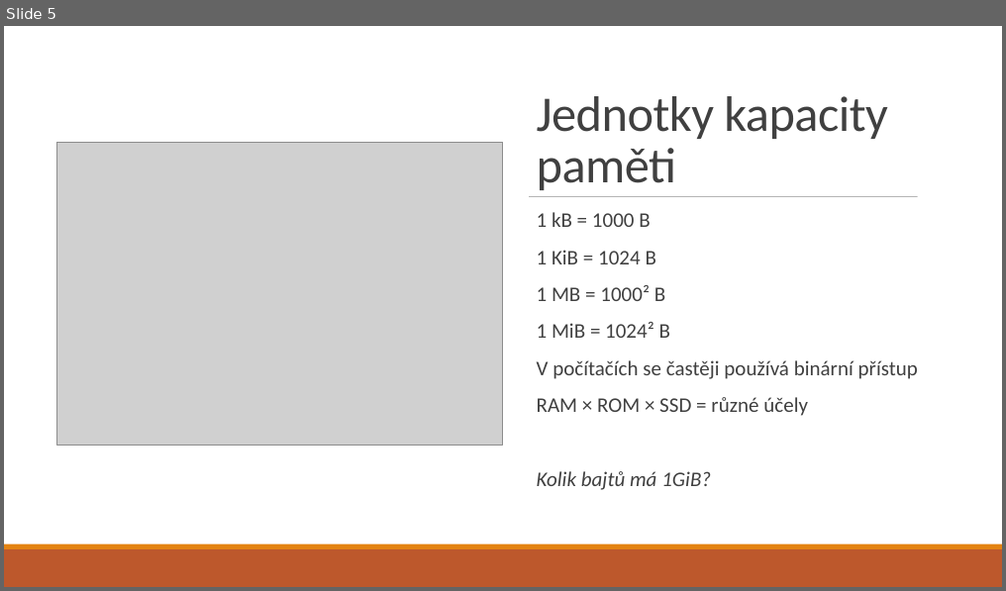
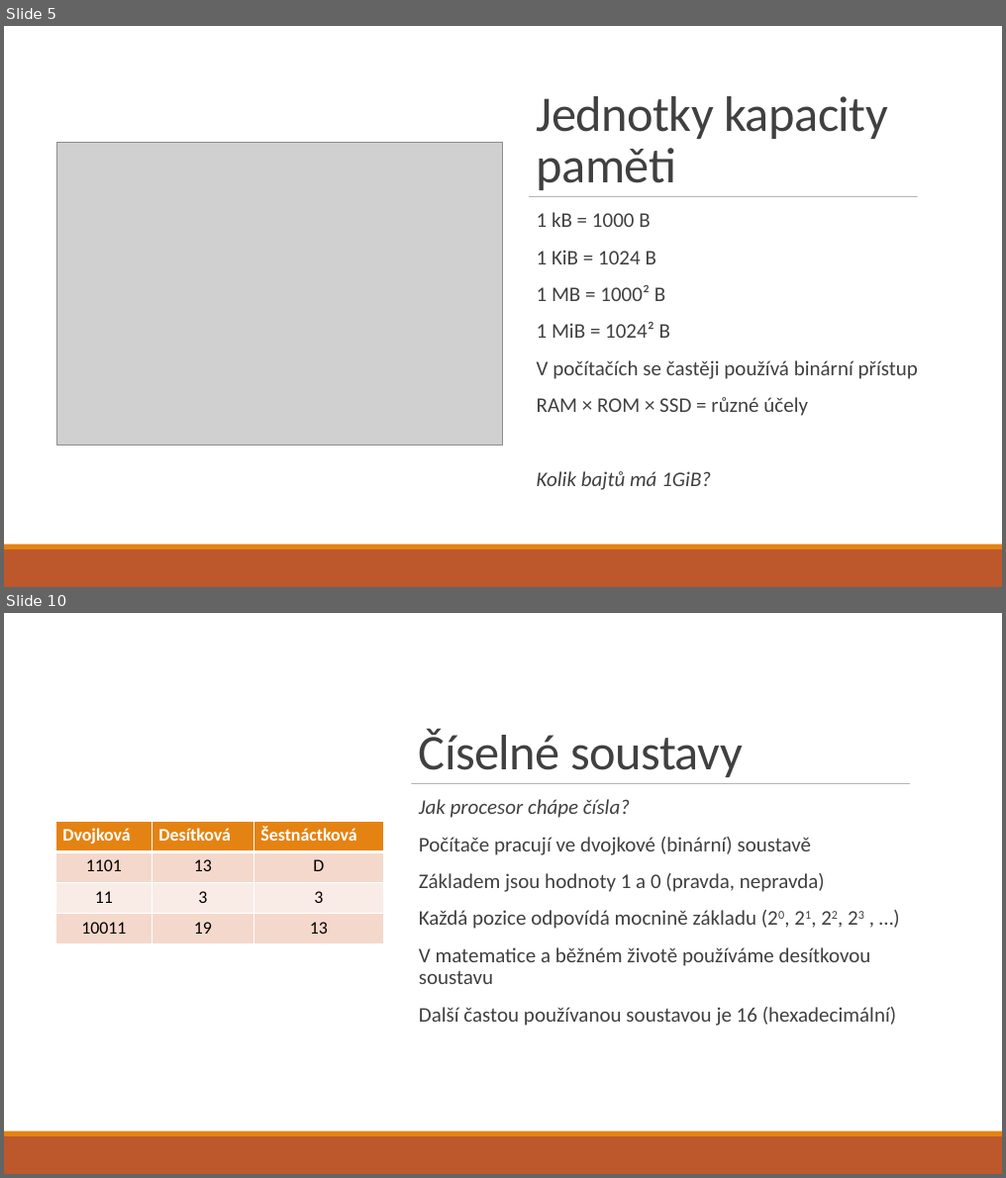
Before and after one commit to dawissl/hradebni-dmg, a slide deck: prezentace/1. ročník/04 - hardware.pptx. Shown one above the other, each under a label of ours: slide 5 before the commit, slides 5 and 10 after it; the slides between them are not shown. The pictures are 1006x591 and 1006x1178 pixels, drawn with LibreOffice and Linux fonts; fonts in the diff are those of the drawing; grey boxes stand for pictures. Boxes give left, top, right and bottom in pixels: in the first picture for what was removed or moved away, otherwise in the second. Text is boxed around its words. In the diff, an @@ line names an element or a change of style, - is before the commit and + after.

```diff
--- a/prezentace/1. ročník/04 - hardware.pptx
+++ b/prezentace/1. ročník/04 - hardware.pptx
@@ slide 10 added at (4, 613, 1002, 1174), background #FFFFFF @@
@@ rectangle added at (4, 613, 1002, 1132), fill #FFFFFF @@
@@ title added at (419, 728, 743, 777), 48 pt, text #404040 @@
+Číselné soustavy
@@ line added from (411, 783) to (910, 783), #808080 0.5 pt @@
@@ text added at (419, 799, 896, 1026), 20 pt, text #404040 @@
+  Jak procesor chápe čísla?
+  Počítače pracují ve dvojkové (binární) soustavě
+  Základem jsou hodnoty 1 a 0 (pravda, nepravda)
+  Každá pozice odpovídá mocnině základu (20, 21, 22, 23 , …)
+  V matematice a běžném životě používáme desítkovou soustavu
+  Další častou používanou soustavou je 16 (hexadecimální)
@@ table added at (55, 821, 383, 945), 4 rows, 3 columns @@
+Dvojková | Desítková | Šestnáctková
+1101 | 13 | D
+11 | 3 | 3
+10011 | 19 | 13
@@ rectangle added at (4, 1132, 1002, 1137), fill #E48312 @@
@@ rectangle added at (4, 1137, 1002, 1174), fill #BD582C @@
```
Also in this commit, not shown: 3 slides changed, 4 other slides added.
